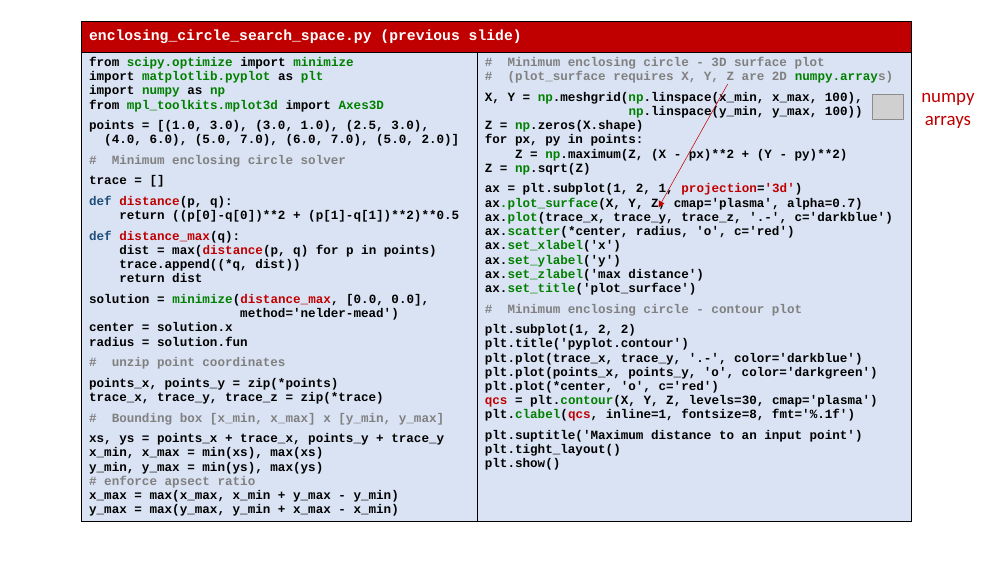
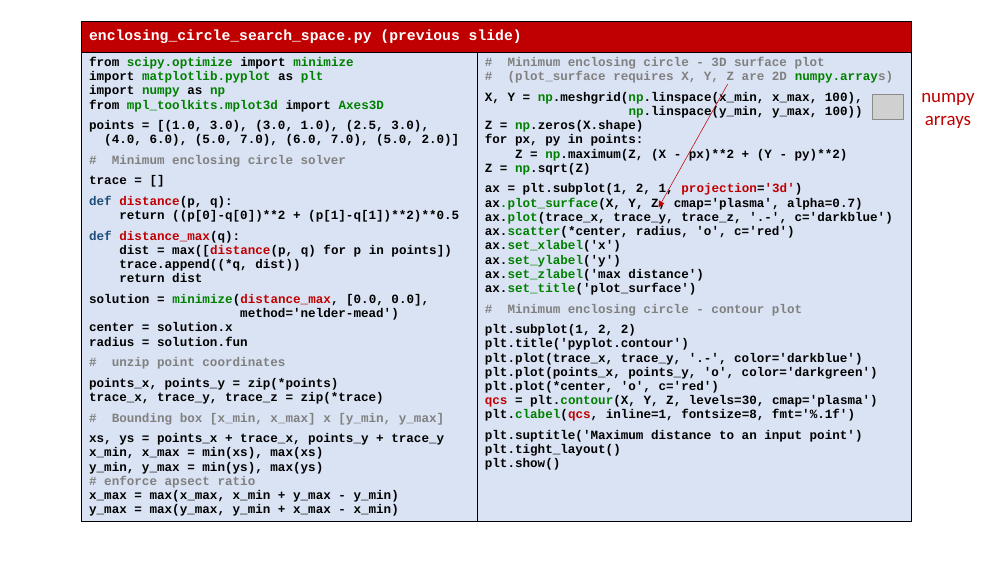
Before and after one commit to gsbrodal/gsbrodal.github.io, a slide deck: slide 42 of ipsa/slides/optimization.pptx. Drawn at 1008x567 pixels with LibreOffice and Linux fonts; fonts in the diff are those of the drawing; grey boxes stand for pictures. Boxes give left, top, right and bottom in pixels: in the first picture for what was removed or moved away, otherwise in the second. Text is boxed around its words. In the diff, an @@ line names an element or a change of style, - is before the commit and + after.

```diff
--- a/ipsa/slides/optimization.pptx
+++ b/ipsa/slides/optimization.pptx
@@ table at box(82, 21, 911, 547) @@
-row 2, column 1: from scipy.optimize import minimize / import matplotlib.pyplot as plt / import numpy as np / from mpl_toolkits.mplot3d import Axes3D / points = [(1.0, 3.0), (3.0, 1.0), (2.5, 3.0), (4.0, 6.0), (5.0, 7.0), (6.0, 7.0), (5.0, 2.0)] / # Minimum enclosing circle solver / trace = [] / def distance(p, q): / return ((p[0]-q[0])**2 + (p[1]-q[1])**2)**0.5 / def distance_max(q): / dist = max(distance(p, q) for p in points) / trace.append((*q, dist)) / return dist / solution = minimize(distance_max, [0.0, 0.0], / method='nelder-mead') / center = solution.x / radius = solution.fun / # unzip point coordinates / points_x, points_y = zip(*points) / trace_x, trace_y, trace_z = zip(*trace) / # Bounding box [x_min, x_max] x [y_min, y_max] / xs, ys = points_x + trace_x, points_y + trace_y / x_min, x_max = min(xs), max(xs) / y_min, y_max = min(ys), max(ys) / # enforce apsect ratio / x_max = max(x_max, x_min + y_max - y_min) / y_max = max(y_max, y_min + x_max - x_min)
+row 2, column 1: from scipy.optimize import minimize / import matplotlib.pyplot as plt / import numpy as np / from mpl_toolkits.mplot3d import Axes3D / points = [(1.0, 3.0), (3.0, 1.0), (2.5, 3.0), (4.0, 6.0), (5.0, 7.0), (6.0, 7.0), (5.0, 2.0)] / # Minimum enclosing circle solver / trace = [] / def distance(p, q): / return ((p[0]-q[0])**2 + (p[1]-q[1])**2)**0.5 / def distance_max(q): / dist = max([distance(p, q) for p in points]) / trace.append((*q, dist)) / return dist / solution = minimize(distance_max, [0.0, 0.0], / method='nelder-mead') / center = solution.x / radius = solution.fun / # unzip point coordinates / points_x, points_y = zip(*points) / trace_x, trace_y, trace_z = zip(*trace) / # Bounding box [x_min, x_max] x [y_min, y_max] / xs, ys = points_x + trace_x, points_y + trace_y / x_min, x_max = min(xs), max(xs) / y_min, y_max = min(ys), max(ys) / # enforce apsect ratio / x_max = max(x_max, x_min + y_max - y_min) / y_max = max(y_max, y_min + x_max - x_min)
```
Also in this commit, not shown: 2 other slides changed, 2 other files.
